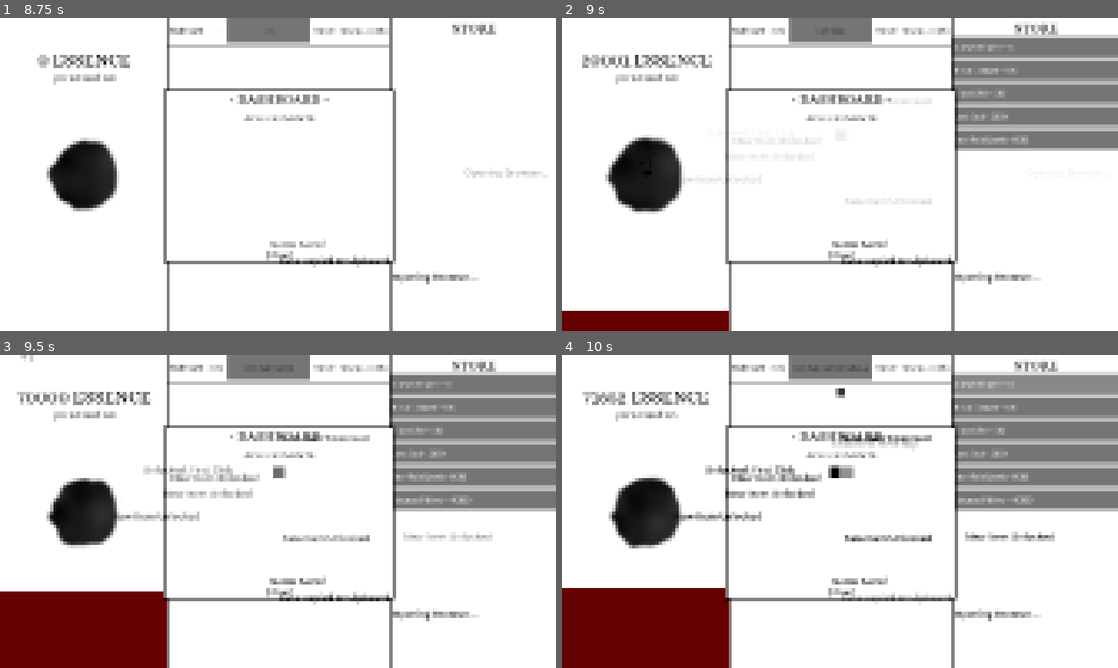
Above: before the commit, frames 1-4 (two rows, left to right).
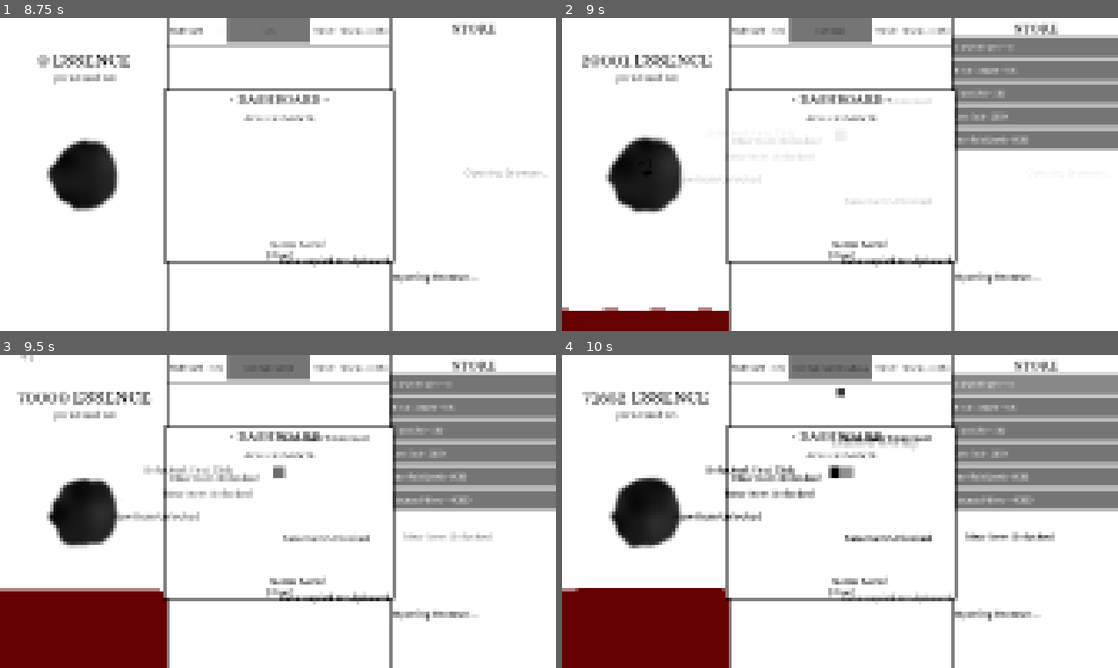
Above: after the commit, the same moments.

Repository: clydekevin82-design/yoru
Game: Godot game, scene res://scenes/main_menu.tscn
Same seed, same stepped clock (60 frames per second), same inputs: the game is played once before the commit and once after it.
Inputs (mouse positions are in pixels of both pictures, inside the frame that each line leads up to):
- Up to frame 1 (8.75 s): click "[ start ]" at 0.5 s; click "Dashboard" at 1.25 s; click "Export" at 2 s; click "Buy me a coffee" at 2.75 s; click "Dashboard" at 3.5 s; click "Export" at 4.25 s; click "Buy me a coffee" at 5 s; click "Dashboard" at 5.75 s; click "Export" at 6.5 s; click "Buy me a coffee" at 7.25 s; click "Save" at 8 s
- Up to frame 2 (9 s): move the mouse to (645, 174) at 8.77 s; hold M from 8.78 s (still down); click (645, 174) at 8.92 s
- Up to frame 3 (9.5 s): keep holding M
- Up to frame 4 (10 s): release M at 9.5 s; click "Cursed Finger - 15" at 9.5 s

Frame 1 is identical in both runs. In frame 2, 0.1% of the frame differs, in the area x 0-27%, y 92-94%; in frame 3, 0.3%, in the area x 0-29%, y 74-76%; in frame 4, less than 0.1%.

Commit message:
Add wind-driven motion to interactive blood fluid

Diff:
--- a/godot_project/scripts/interactive_fluid.gd
+++ b/godot_project/scripts/interactive_fluid.gd
@@ -4,6 +4,10 @@
 @export var tension: float = 0.025
 @export var dampening: float = 0.025
 @export var spread: float = 0.25
+@export var wind_strength: float = 12.0
+@export var wind_speed: float = 1.0
+@export var wind_spatial_frequency: float = 0.22
+@export var wind_turbulence: float = 0.65
 
 var target_fill_percent: float = 0.0
 var max_height_pixels: float = 100.0
@@ -13,8 +17,11 @@
 var spring_velocities: Array[float] = []
 var num_springs: int = 100
 var spread_iterations: int = 8
+var wind_time: float = 0.0
+var wind_phase_offset: float = 0.0
 
 func _ready():
+	wind_phase_offset = randf_range(0.0, TAU)
 	_initialize_springs()
 
 func _initialize_springs():
@@ -31,9 +38,17 @@
 	_update_springs(delta)
 	queue_redraw()
 
-func _update_springs(_delta):
+func _update_springs(delta):
+	wind_time += delta * wind_speed
+	var gust = sin((wind_time * 0.35) + (wind_phase_offset * 0.7))
+
 	# Hooke's Law
 	for i in range(num_springs):
+		var wave = sin((float(i) * wind_spatial_frequency) + wind_time + wind_phase_offset)
+		var turbulence = sin((float(i) * wind_spatial_frequency * 2.35) - (wind_time * 1.7) + (wind_phase_offset * 1.2))
+		var wind_force = (wave + (gust * 0.4) + (turbulence * wind_turbulence)) * wind_strength
+		spring_velocities[i] += wind_force * delta
+
 		var x = springs[i] # Displacement
 		var loss = - dampening * spring_velocities[i]
 		var force = - tension * x + loss
